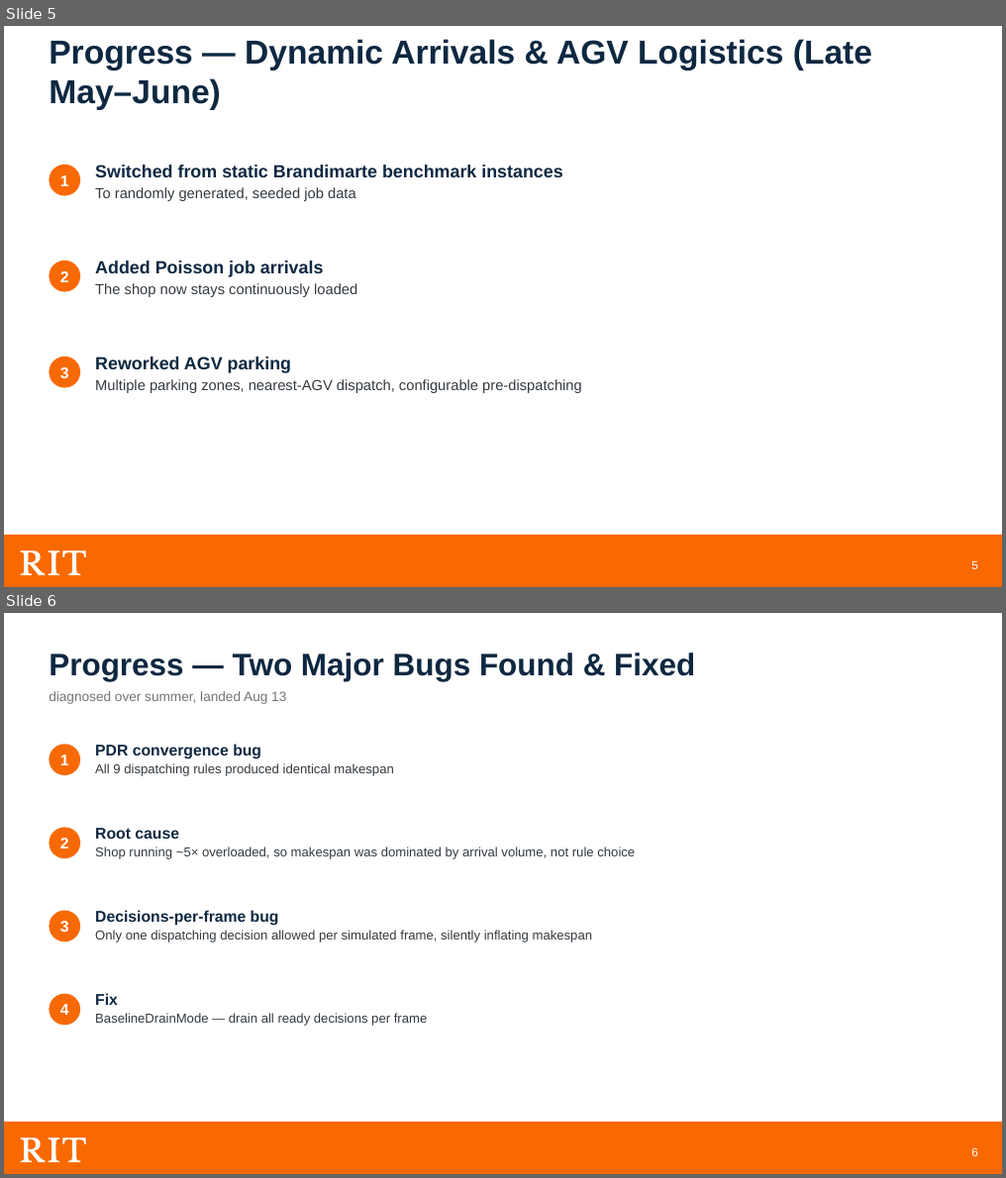
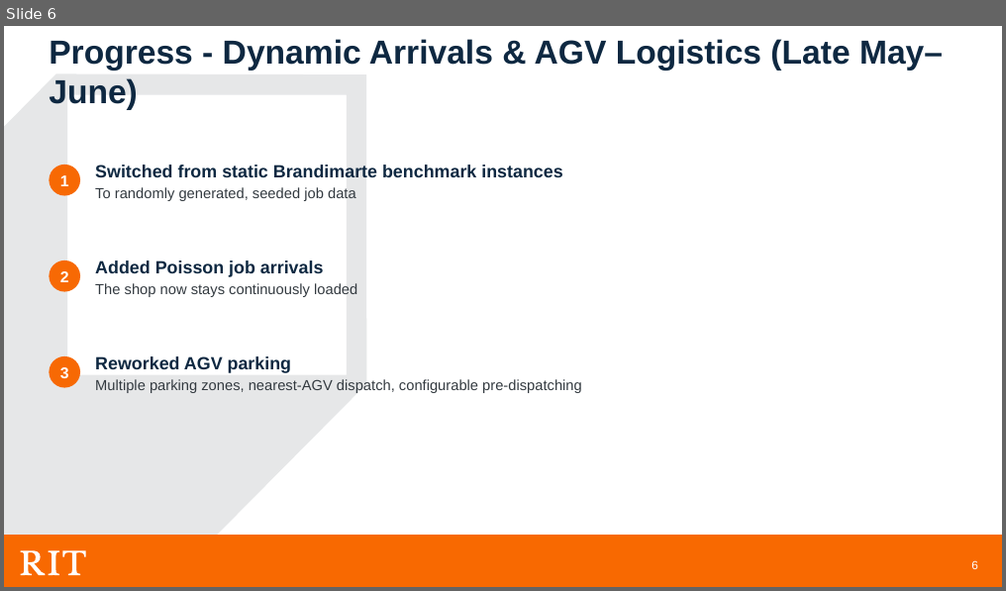
Before and after one commit to meaton96/Capstone, a slide deck: docs/presentation/Capstone_Planning_Presentation.pptx. Shown one above the other, each under a label of ours: slides 5 and 6 before the commit, slide 6 after it. The pictures are 1006x1178 and 1006x591 pixels, drawn with LibreOffice and Linux fonts; fonts in the diff are those of the drawing; background and template pictures are left out. Boxes give left, top, right and bottom in pixels: in the first picture for what was removed or moved away, otherwise in the second. Text is boxed around its words. In the diff, an @@ line names an element or a change of style, - is before the commit and + after.

```diff
--- a/docs/presentation/Capstone_Planning_Presentation.pptx
+++ b/docs/presentation/Capstone_Planning_Presentation.pptx
@@ slide 6 removed at [4,613,1002,1174], background #FFFFFF; not listed: 7 template elements that a slide beside it also shows @@
@@ text removed at [49,653,695,681] @@
-Progress — Two Major Bugs Found & Fixed
@@ text removed at [49,691,286,704] @@
-diagnosed over summer, landed Aug 13
@@ ellipse removed at [49,744,80,775] @@
-1
@@ text removed at [95,744,394,776] @@
-PDR convergence bug
-All 9 dispatching rules produced identical makespan
@@ ellipse removed at [49,827,80,859] @@
-2
@@ text removed at [95,828,635,860] @@
-Root cause
-Shop running ~5× overloaded, so makespan was dominated by arrival volume, not rule choice
@@ ellipse removed at [49,911,80,943] @@
-3
@@ text removed at [95,910,592,943] @@
-Decisions-per-frame bug
-Only one dispatching decision allowed per simulated frame, silently inflating makespan
@@ ellipse removed at [49,994,80,1026] @@
-4
@@ text removed at [95,993,427,1026] @@
-Fix
-BaselineDrainMode — drain all ready decisions per frame
@@ what was slide 5 is now slide 6 @@
@@ slide 6 changed as well @@
@@ text at [49,39,943,110]: text changed @@
-Progress — Dynamic Arrivals & AGV Logistics (Late May–June)
+Progress - Dynamic Arrivals & AGV Logistics (Late May–June)
@@ freeform shape added at [4,74,367,587], fill #E6E7E8 @@
```
Also in this commit, not shown: 7 other slides changed, 19 slides added, 12 other slides removed, 4 other files.
